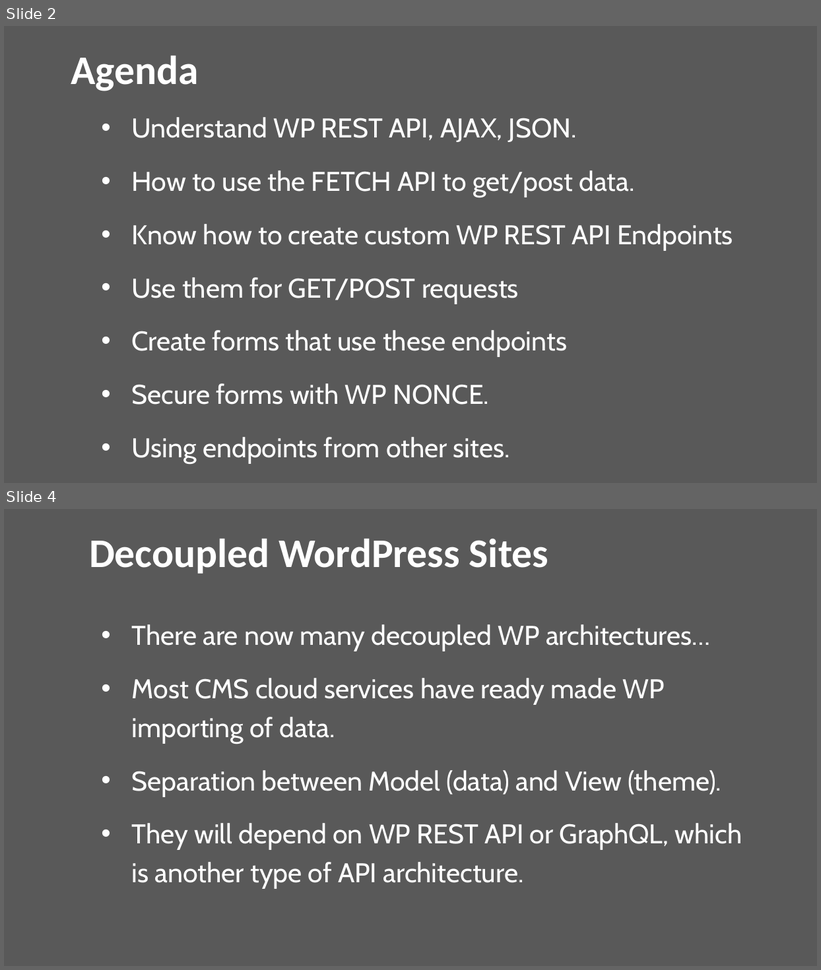
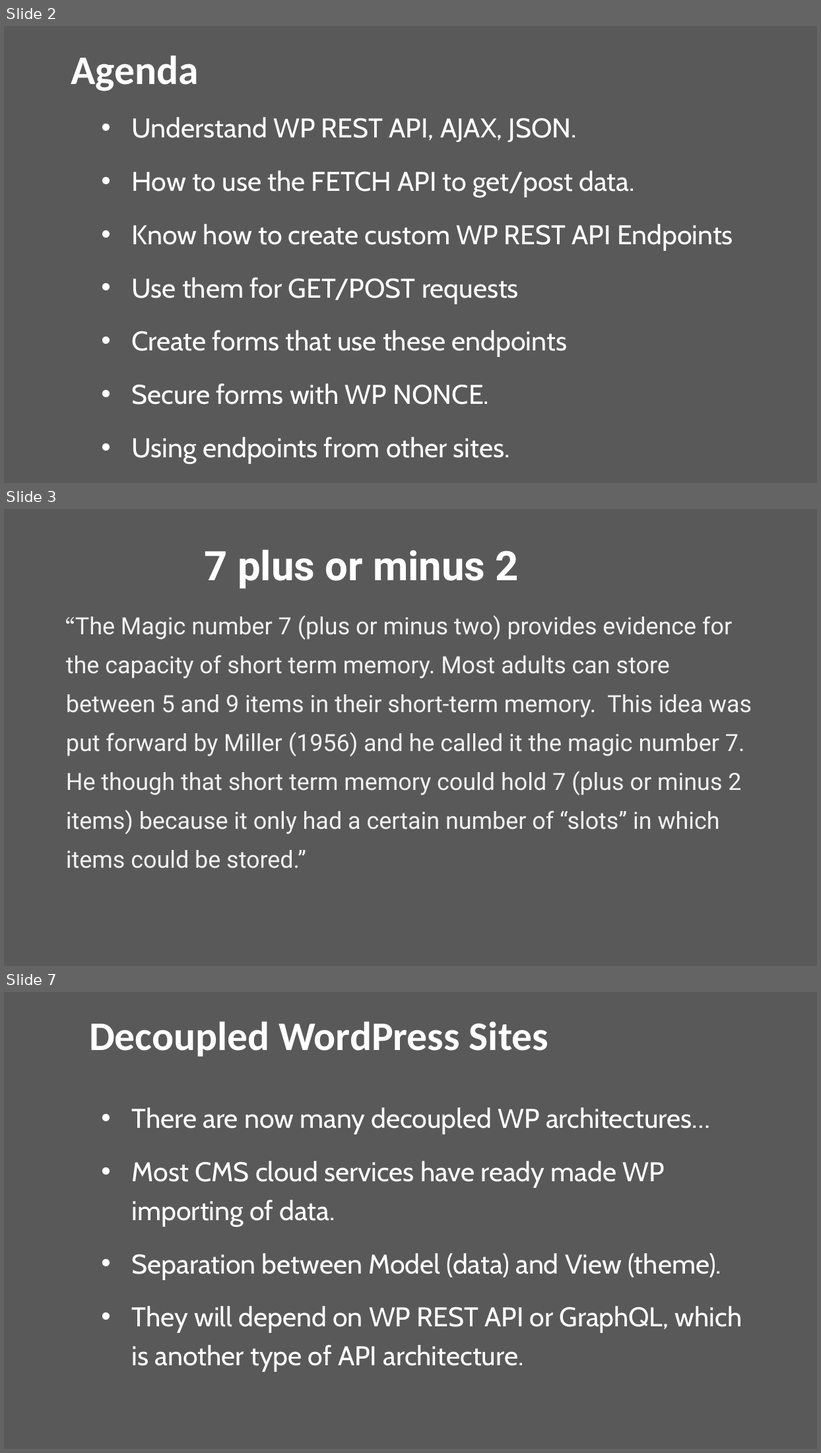
Before and after one commit to venturer75/WordCampGreece, a slide deck: wordcamp-greece.pptx. Shown one above the other, each under a label of ours: slides 2 and 4 before the commit, slides 2, 3 and 7 after it; the slides between them are not shown. The pictures are 821x970 and 821x1453 pixels, drawn with LibreOffice and Linux fonts; fonts in the diff are those of the drawing. Boxes give left, top, right and bottom in pixels: in the first picture for what was removed or moved away, otherwise in the second. Text is boxed around its words. In the diff, an @@ line names an element or a change of style, - is before the commit and + after.

```diff
--- a/wordcamp-greece.pptx
+++ b/wordcamp-greece.pptx
@@ slide 3 added at [4,509,817,966], background #595959 @@
@@ title added at [205,550,519,589], 48 pt, text #FFFFFF, bold @@
+7 plus or minus 2
@@ text added at [66,615,752,869], 28 pt, text #F2F2F2 @@
+“The Magic number 7 (plus or minus two) provides evidence for the capacity of short term memory. Most adults can store between 5 and 9 items in their short-term memory. This idea was put forward by Miller (1956) and he called it the magic number 7. He though that short term memory could hold 7 (plus or minus 2 items) because it only had a certain number of “slots” in which items could be stored.”
@@ what was slide 4 is now slide 7 @@
```
Also in this commit, not shown: 3 slides changed, 2 other slides added, 6 other files.
